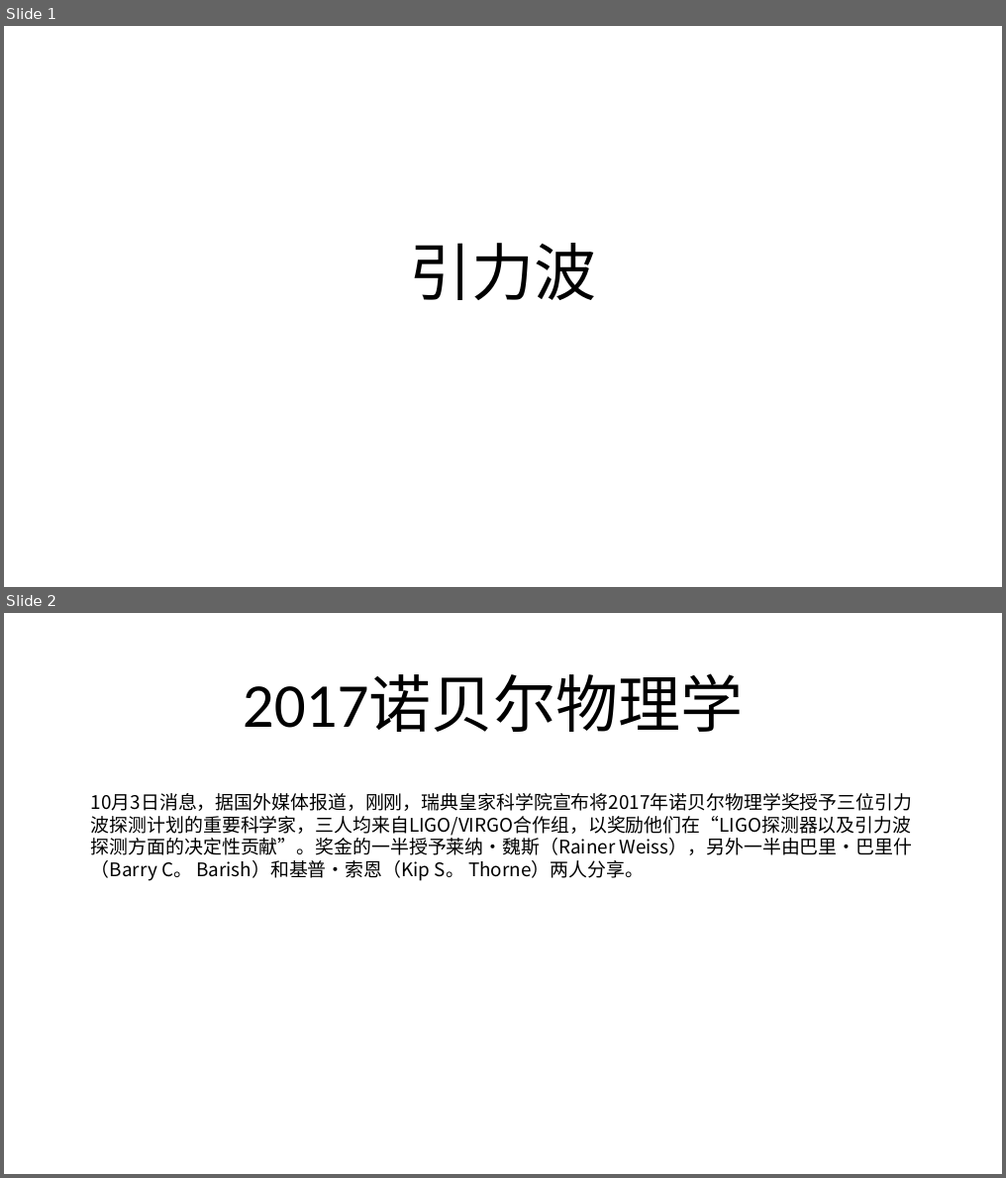
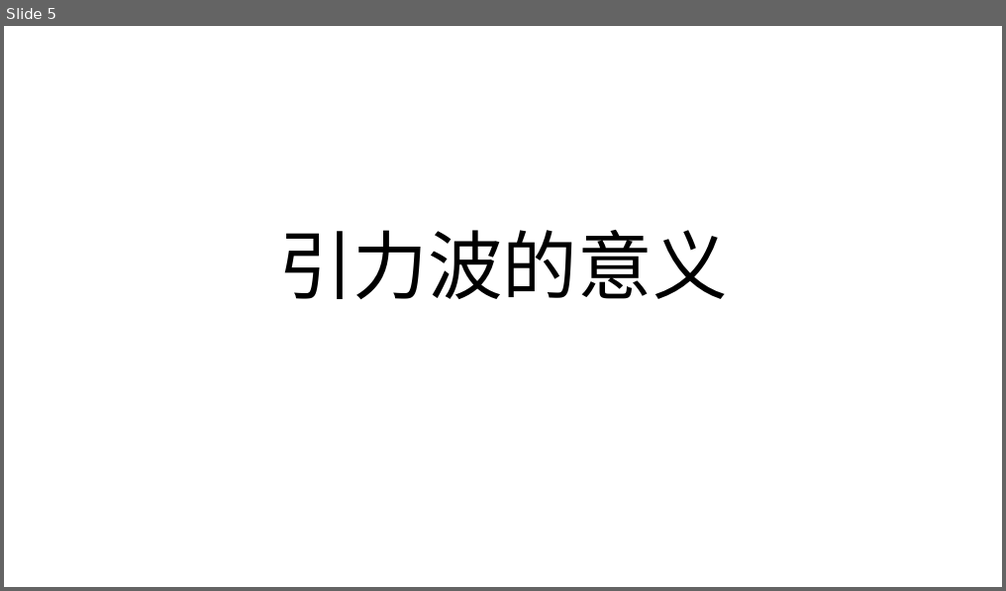
Before and after one commit to FredJiangFei/MyDocuments, a slide deck: 其他/引力波/引力波.pptx. Shown one above the other, each under a label of ours: slides 1 and 2 before the commit, slide 5 after it. The pictures are 1006x1178 and 1006x591 pixels, drawn with LibreOffice and Linux fonts; fonts in the diff are those of the drawing. Boxes give left, top, right and bottom in pixels: in the first picture for what was removed or moved away, otherwise in the second. Text is boxed around its words. In the diff, an @@ line names an element or a change of style, - is before the commit and + after.

```diff
--- a/其他/引力波/引力波.pptx
+++ b/其他/引力波/引力波.pptx
@@ slide 2 removed at (x1=4, y1=613, x2=1002, y2=1174), background #FFFFFF @@
@@ title removed at (x1=243, y1=675, x2=744, y2=732) @@
-2017诺贝尔物理学
@@ text removed at (x1=91, y1=793, x2=913, y2=881) @@
-10月3日消息，据国外媒体报道，刚刚，瑞典皇家科学院宣布将2017年诺贝尔物理学奖授予三位引力波探测计划的重要科学家，三人均来自LIGO/VIRGO合作组，以奖励他们在“LIGO探测器以及引力波探测方面的决定性贡献”。奖金的一半授予莱纳·魏斯（Rainer Weiss），另外一半由巴里·巴里什（Barry C。 Barish）和基普·索恩（Kip S。 Thorne）两人分享。
@@ what was slide 1 is now slide 5 @@
@@ slide 5 changed as well @@
@@ title at (x1=278, y1=230, x2=728, y2=299): text changed; size 60 to 72 pt @@
-引力波
+引力波的意义
```
Also in this commit, not shown: 2 other slides changed, 2 slides added, 13 other slides removed, 4 other files.
